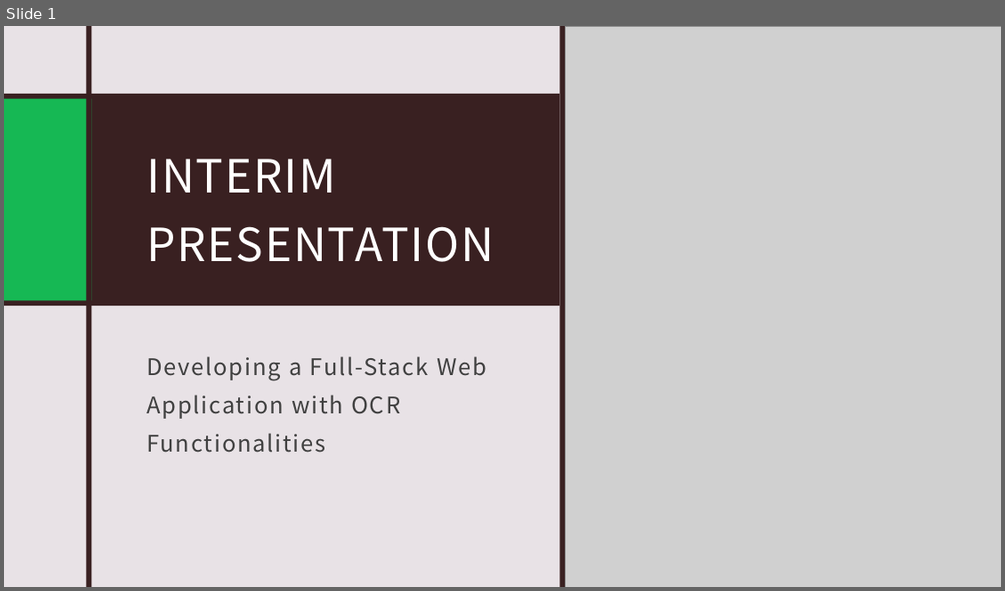
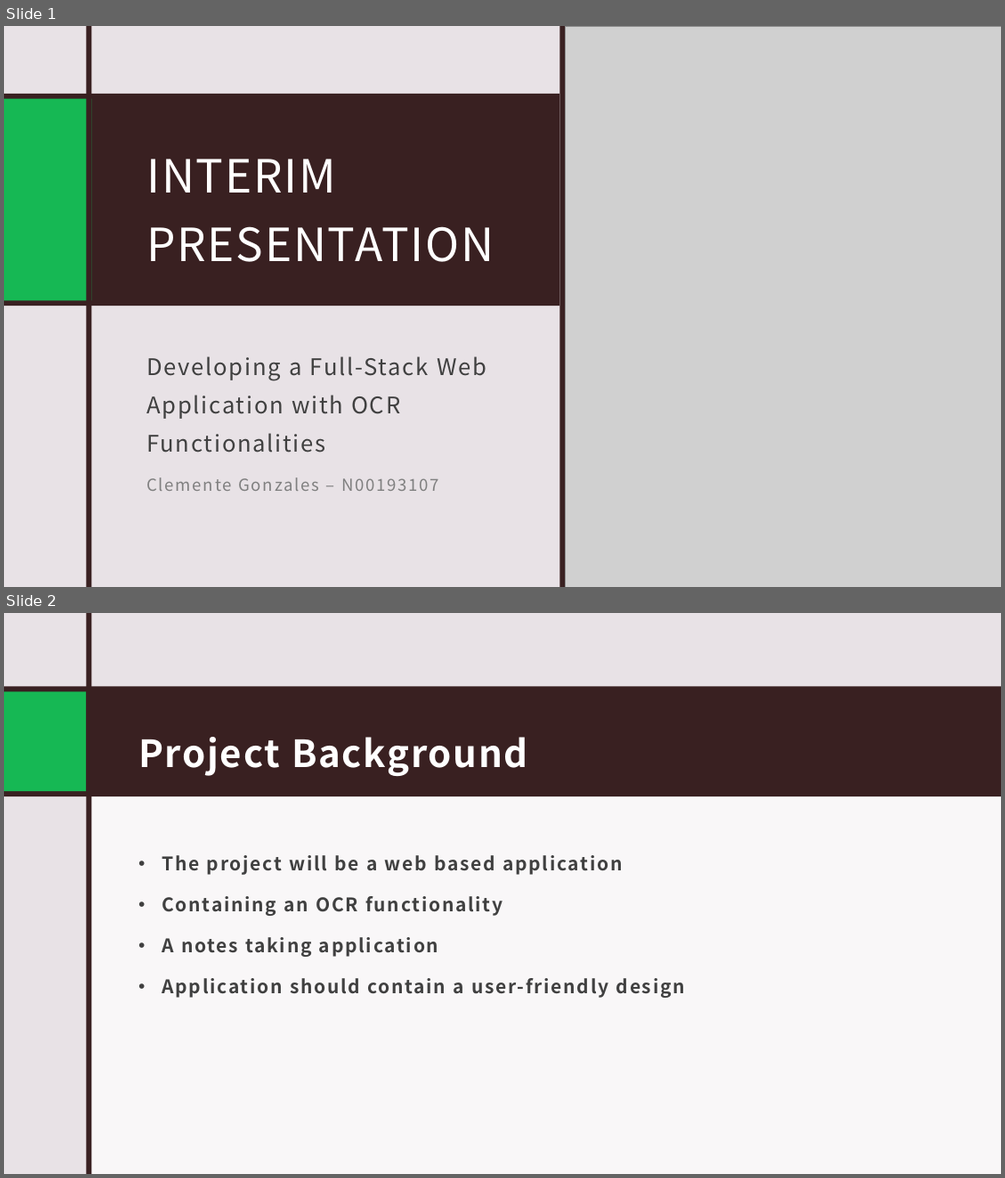
Before and after one commit to IADT-projects/y4-project-CjayGonzales, a slide deck: Docs/Interim Presentation.pptx. Shown one above the other, each under a label of ours: slide 1 before the commit, slides 1 and 2 after it. The pictures are 1005x591 and 1005x1178 pixels, drawn with LibreOffice and Linux fonts; fonts in the diff are those of the drawing; grey boxes stand for pictures. Boxes give left, top, right and bottom in pixels: in the first picture for what was removed or moved away, otherwise in the second. Text is boxed around its words. In the diff, an @@ line names an element or a change of style, - is before the commit and + after.

```diff
--- a/Docs/Interim Presentation.pptx
+++ b/Docs/Interim Presentation.pptx
@@ slide 2 added at (4,613,1001,1174), background #E8E2E6 @@
@@ rectangle added at (4,613,1001,1174), fill #E8E2E6 @@
@@ rectangle added at (87,613,92,1174), fill #392021 @@
@@ rectangle added at (384,613,389,1174), fill #392021 @@
@@ rectangle added at (390,613,1001,1174), fill #FFFFFF at 75% opacity @@
@@ rectangle added at (4,686,1001,796), fill #392021 @@
@@ rectangle added at (4,691,86,791), fill #16B854 @@
@@ title added at (138,737,528,776), 36 pt, text #FFFFFF, bold @@
+Project Background
@@ rectangle added at (89,787,1001,1174), fill #FFFFFF at 75% opacity @@
@@ text added at (162,855,685,997), 18 pt, text #404040, bold @@
+• The project will be a web based application
+• Containing an OCR functionality
+• A notes taking application
+• Application should contain a user-friendly design
@@ slide 1 changed as well @@
@@ subtitle at (146,477,439,491): paragraph added @@
+Clemente Gonzales – N00193107
```
Also in this commit, not shown: 4 other slides changed, 8 other slides added, 6 slides removed.
